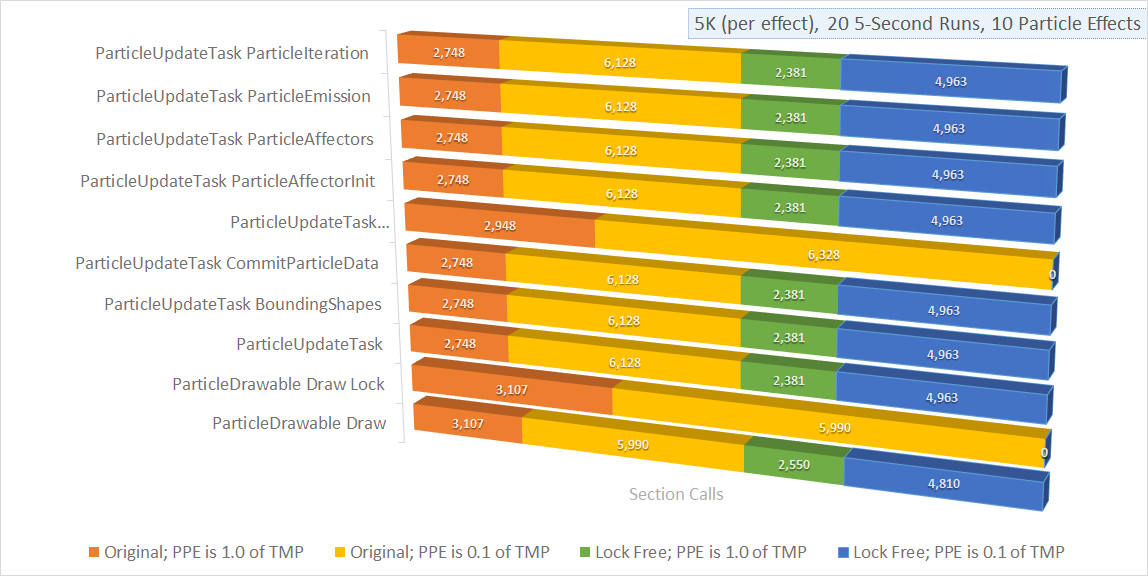
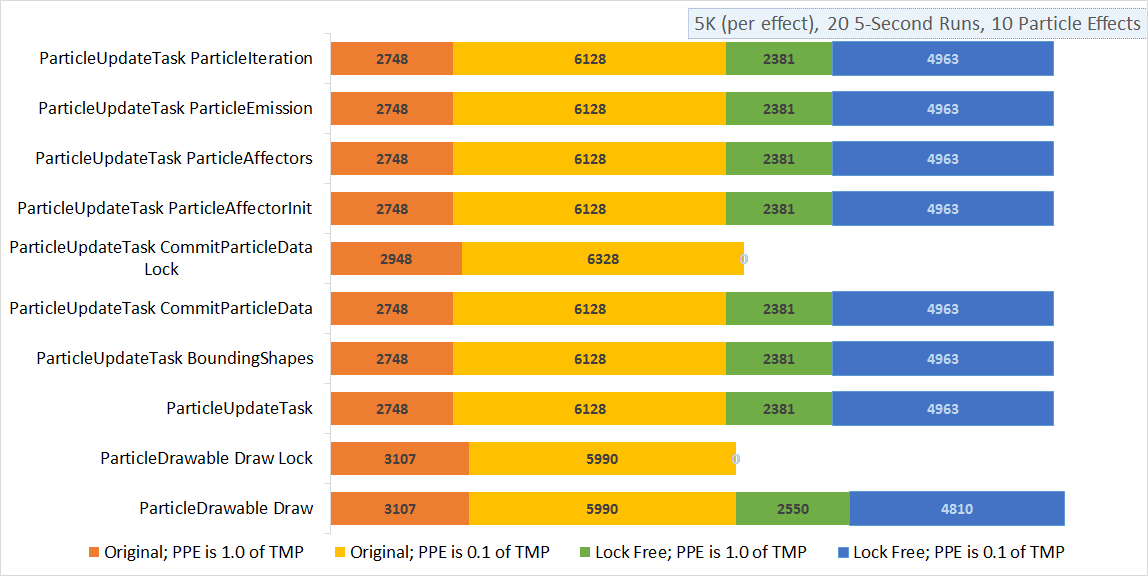
Layers edited between the first and the second (1148, 576) image:
added layer "Layer 3" above "Layer 2" over [10, 29, 1069, 561]
